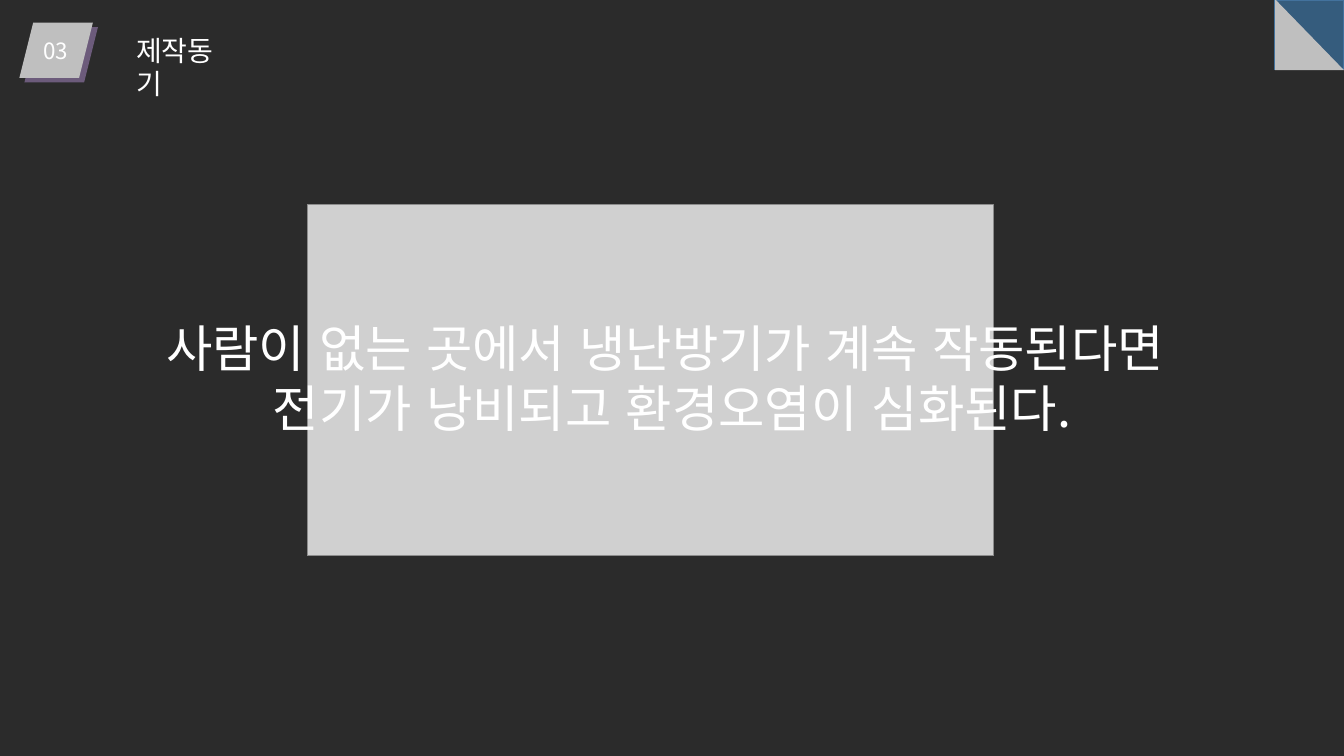
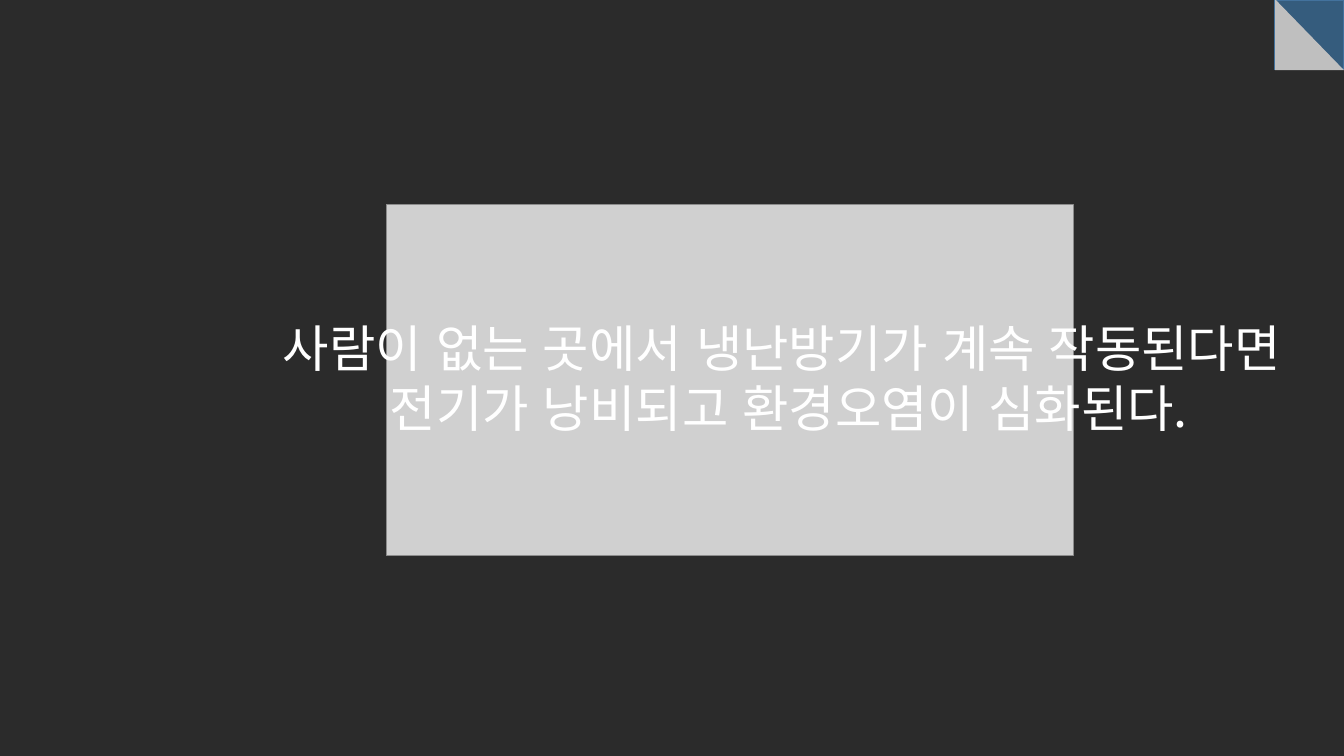
Before and after one commit to dgsw-2019-hackathon/J_B_H_AirConditioner, a slide deck: slide 8 of pptFile/ppt.pptx. Drawn at 1344x756 pixels with LibreOffice and Linux fonts; fonts in the diff are those of the drawing; grey boxes stand for pictures; background and template pictures are left out; a plain dark background stands for a picture behind light text. Boxes give left, top, right and bottom in pixels: in the first picture for what was removed or moved away, otherwise in the second. Text is boxed around its words. In the diff, an @@ line names an element or a change of style, - is before the commit and + after.

```diff
--- a/pptFile/ppt.pptx
+++ b/pptFile/ppt.pptx
@@ group removed at (19, 23, 213, 96): 2 parallelograms, 2 texts @@
-제작동기
-03
@@ picture: place and size @@
-picture at (308, 205, 994, 556)
+picture at (387, 205, 1074, 556)
@@ text "사람이 없는 곳에서 냉난방기가 계속 ...": place and size @@
-text "사람이 없는 곳에서 냉난방기가 계속 ..." at (166, 316, 1164, 440)
+text "사람이 없는 곳에서 냉난방기가 계속 ..." at (283, 316, 1281, 440)
```
Also in this commit, not shown: 6 other slides changed, 2 slides added, 3 slides removed.
